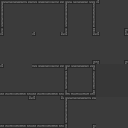
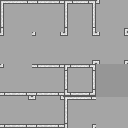
Two versions of the same layered image (128px x 128px). Layer-by-layer changes:
pixels changed over [0, 0, 128, 128] (layer not identified)
